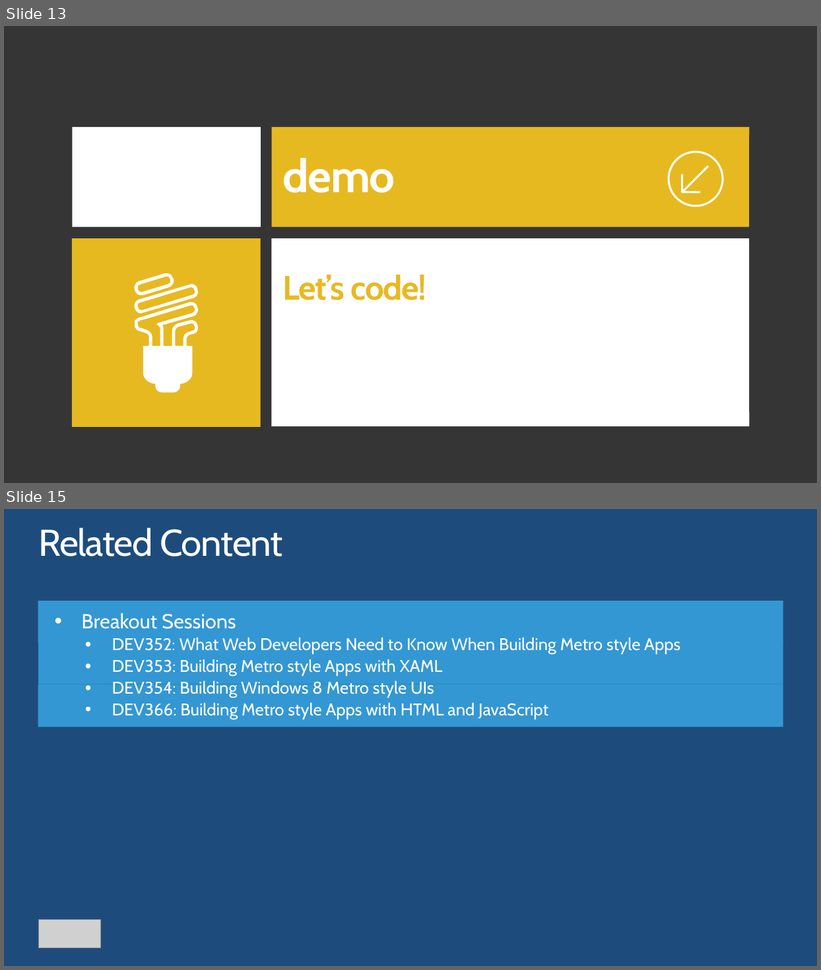
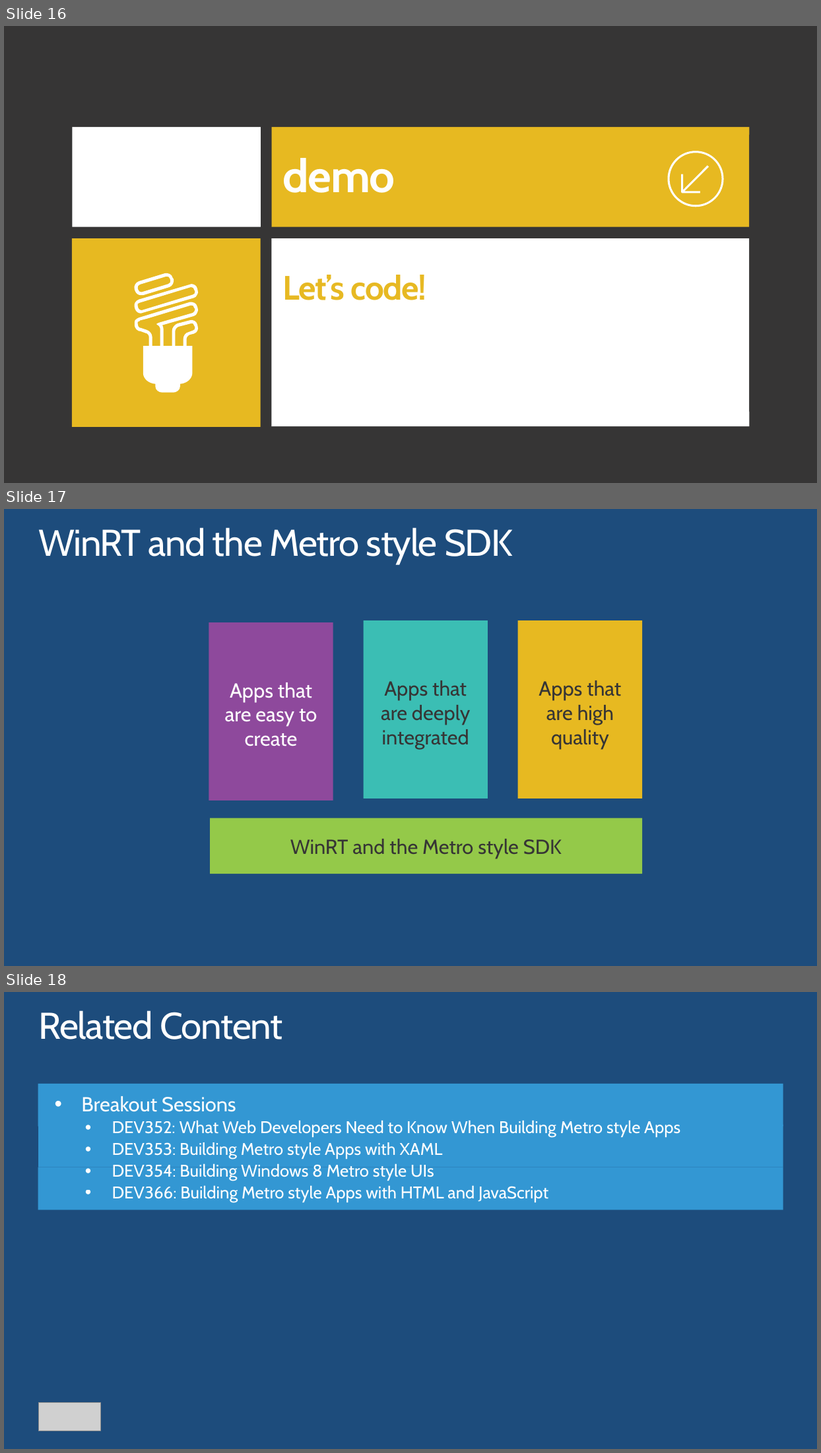
Before and after one commit to jflam/talk, a slide deck: slides/DEV350 Using Windows Runtime and SDK to build Metro style Apps.pptx. Shown one above the other, each under a label of ours: slides 13 and 15 before the commit, slides 16, 17 and 18 after it; the slides between them are not shown. The pictures are 821x970 and 821x1453 pixels, drawn with LibreOffice and Linux fonts; fonts in the diff are those of the drawing; grey boxes stand for pictures; background and template pictures are left out. Boxes give left, top, right and bottom in pixels: in the first picture for what was removed or moved away, otherwise in the second. Text is boxed around its words. In the diff, an @@ line names an element or a change of style, - is before the commit and + after.

```diff
--- a/slides/DEV350 Using Windows Runtime and SDK to build Metro style Apps.pptx
+++ b/slides/DEV350 Using Windows Runtime and SDK to build Metro style Apps.pptx
@@ slide 17 added at [4, 509, 817, 966], background #1D4C7C @@
@@ title added at [38, 527, 513, 564], 44 pt, text #FFFFFF @@
+WinRT and the Metro style SDK
@@ rectangle added at [209, 623, 333, 801], fill #8E499C, 24 pt, text #FFFFFF @@
+Apps that are easy to create
@@ rectangle added at [363, 621, 488, 799], fill #3BBEB4, 24 pt, text #363535 @@
+Apps that are deeply integrated
@@ rectangle added at [518, 621, 643, 799], fill #E7B921, 24 pt, text #363535 @@
+Apps that are high quality
@@ rectangle added at [210, 819, 643, 875], fill #94C949, 24 pt, text #363535 @@
+WinRT and the Metro style SDK
@@ what was slide 13 is now slide 16 @@
@@ what was slide 15 is now slide 18 @@
```
Also in this commit, not shown: 4 other slides added, 2 slides removed.
